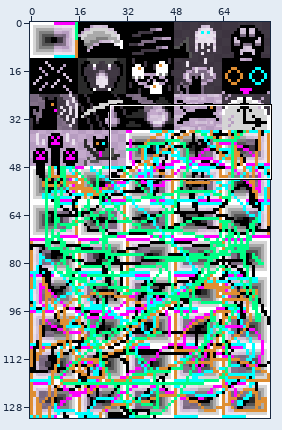
One commit to this sprite sheet: src/c.png. The first picture is a wide view before the edit; the outline marks the close-up.
Close-up. Earlier state:
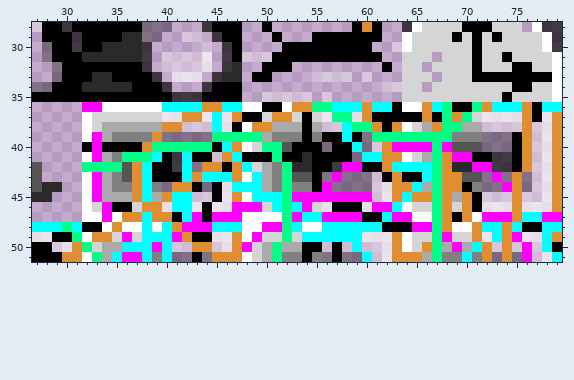
The file is 80x132 pixels. Shown: x 27..79, y 28..51.
After the commit:
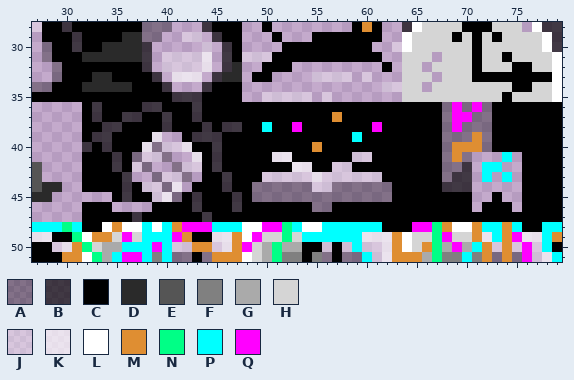
Palette (. is transparent): A #00000055  B #000000aa  C #000000  D #2a2a2a  E #555555  F #808080  G #aaaaaa  H #d5d5d5  J #ffffff55  K #ffffffaa  L #ffffff  M #df8e32  N #00ff86  P #00ffff  Q #ff00ff
The edit:
Changed rows in their new state; - is an unchanged pixel.
first column x 32:
36 CBCCCCBBCCCBCCCCCC--CCCCCCCCCCC-CCCCAQAQACCCC-CC
37 CBCCBBCCBCCBCCCC--CCCC-CCMCCC-----C-AQQAACCCC-CC
38 CCBBCCCCBCCCBCBBCCPCCQ-CCCCCCQ-CCCCCAQAAACCCCCCC
39 CBBCCCCK..CBBBCCCCCCCC-C--CPCCCCCCCCAAAM-CC-CCCC
40 BCB---KAJJKCCBCCCCCCC--MC--CCCCCCCCCAMMM-CC-CCCC
41 CCCBCAJJA..K-BCC---KK-C----JJCCCCCCCAMA...P.CCCC
42 CCCBCJA..AJJCB-CCCCCCKK--JJC--CCCCCCAAB.PP..CCCC
43 CCCCB..AJJA.CCBCCCJJJJJKJJJJJ--C--CCABB.P.P.CCCC
44 CCCCBCJJ-K.-C-BCCAAAAAAJJ----AACCCCCBBB.....CCCC
45 ...CBCCJKACBC-CBCAAAAAAAAAAAAAACCCCCCCC..C..CCCC
46 CCC....CCCCB-CCBCCCCCCCAA---CCCCCCCCCCC.CCC.CCCC
47 CCCCCBCCC-CCBCCCCCCCCCCCCCCC--CCCCCCC-CCCCCCCCCC
